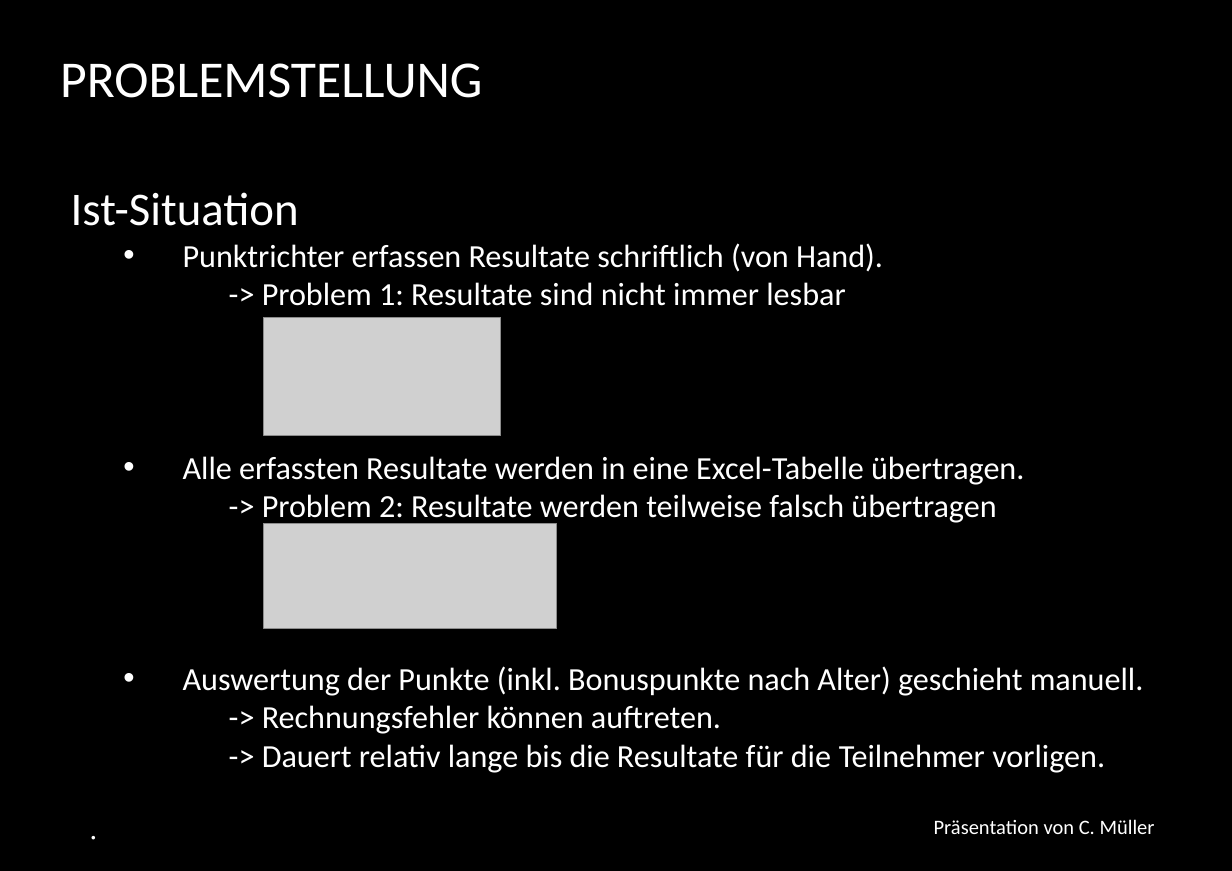
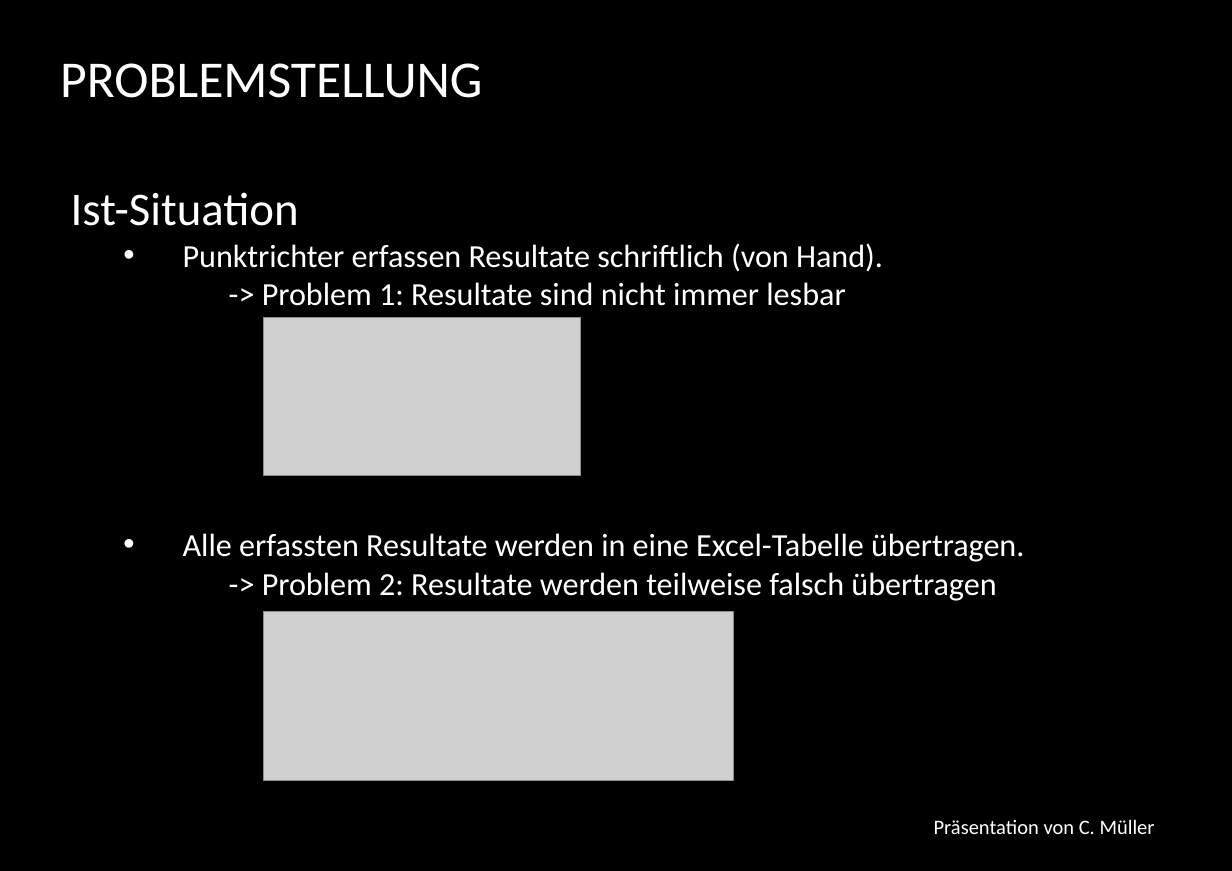
Before and after one commit to HFU-APP/Maennerriege, a slide deck: slide 4 of Präsentation_Abschlusspräsentation cm.pptx. Drawn at 1232x871 pixels with LibreOffice and Linux fonts; fonts in the diff are those of the drawing; grey boxes stand for pictures; background and template pictures are left out. Boxes give left, top, right and bottom in pixels: in the first picture for what was removed or moved away, otherwise in the second. Text is boxed around its words. In the diff, an @@ line names an element or a change of style, - is before the commit and + after.

```diff
--- a/Präsentation_Abschlusspräsentation cm.pptx
+++ b/Präsentation_Abschlusspräsentation cm.pptx
@@ picture: place and size @@
-picture at [263, 317, 501, 435]
+picture at [263, 317, 581, 475]
@@ picture: place and size @@
-picture at [263, 524, 556, 629]
+picture at [263, 612, 734, 781]
@@ text at [183, 666, 1144, 773]: paragraphs removed @@
-  • Auswertung der Punkte (inkl. Bonuspunkte nach Alter) geschieht manuell.
-  -> Rechnungsfehler können auftreten.
-  -> Dauert relativ lange bis die Resultate für die Teilnehmer vorligen.
```
Also in this commit, not shown: 1 other file.
